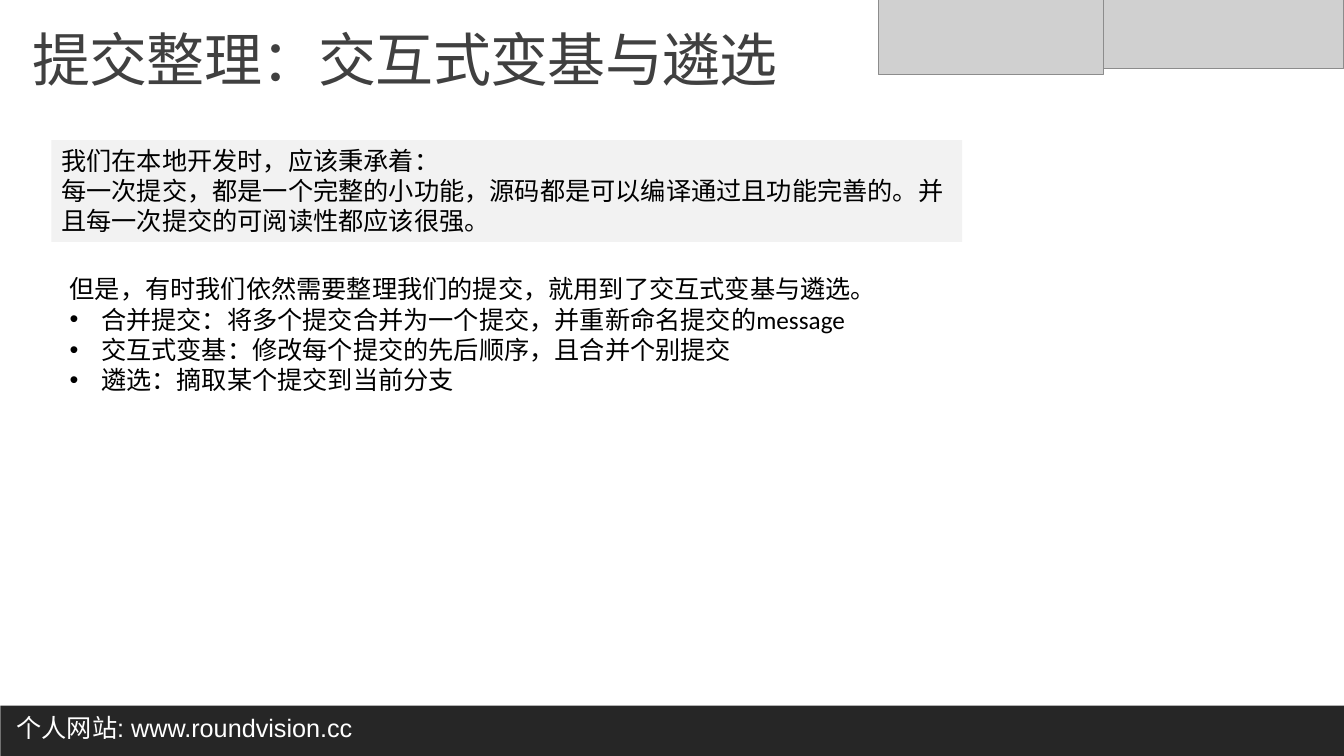
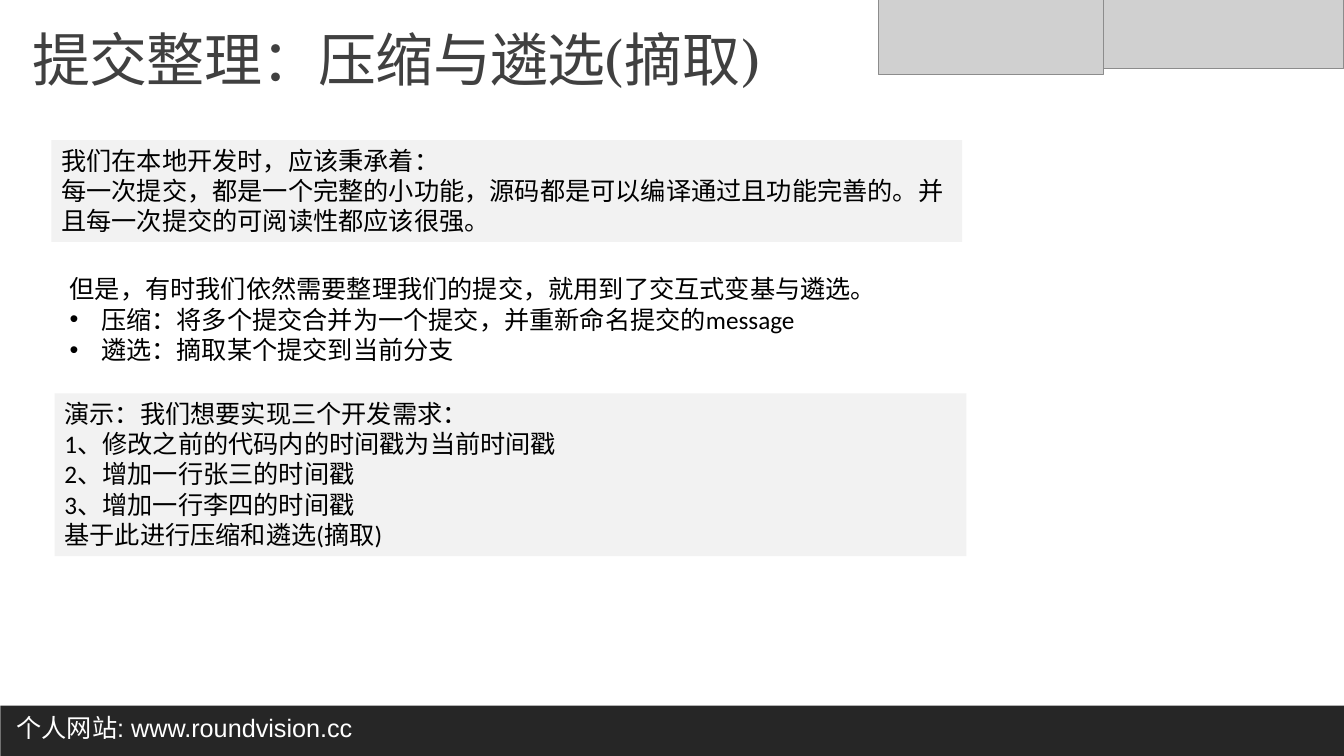
Before and after one commit to LYJ887766/GitOneMinute, a slide deck: slide 15 of tutorial/一分钟Git入门实战讲义.pptx. Drawn at 1344x756 pixels with LibreOffice and Linux fonts; fonts in the diff are those of the drawing; grey boxes stand for pictures. Boxes give left, top, right and bottom in pixels: in the first picture for what was removed or moved away, otherwise in the second. Text is boxed around its words. In the diff, an @@ line names an element or a change of style, - is before the commit and + after.

```diff
--- a/tutorial/一分钟Git入门实战讲义.pptx
+++ b/tutorial/一分钟Git入门实战讲义.pptx
@@ title at box(32, 32, 759, 88): text changed @@
-提交整理：交互式变基与遴选
+提交整理：压缩与遴选(摘取)
@@ text at box(101, 307, 794, 334): text changed @@
-• 合并提交：将多个提交合并为一个提交，并重新命名提交的message
-• 交互式变基：修改每个提交的先后顺序，且合并个别提交
+• 压缩：将多个提交合并为一个提交，并重新命名提交的message
@@ rectangle added at box(54, 393, 967, 557), fill #F2F2F2, 18 pt, text #000000 @@
+演示：我们想要实现三个开发需求：
+1、修改之前的代码内的时间戳为当前时间戳
+2、增加一行张三的时间戳
+3、增加一行李四的时间戳
+基于此进行压缩和遴选(摘取)
```
Also in this commit, not shown: 3 other slides changed.
